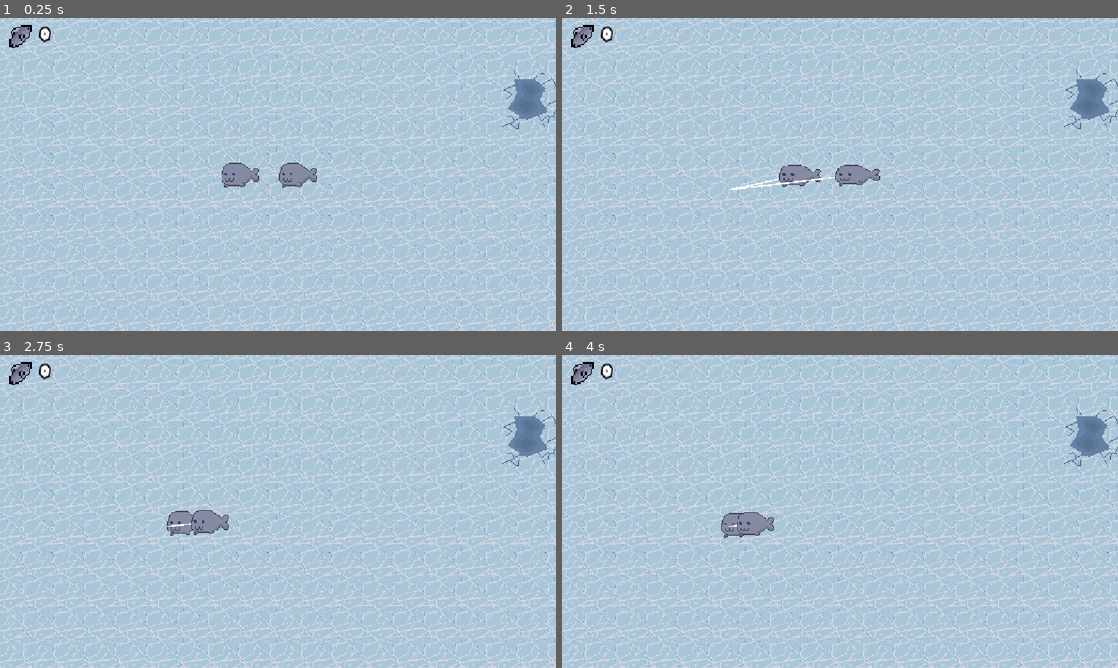
Above: before the commit, frames 1-4 (two rows, left to right).
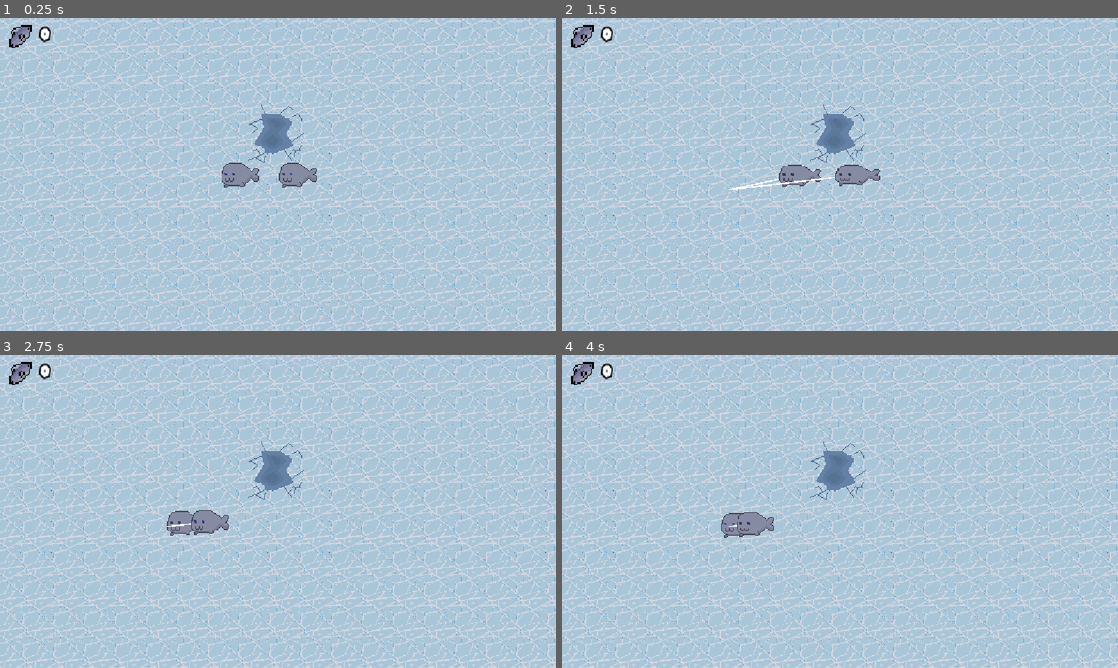
Above: after the commit, the same moments.

Repository: chamerlish/Collony-Sim
Game: Godot game, scene res://scenes/world.tscn
Two runs of this game, one before a commit and one after it. Both use one fixed random seed, a clock stepped at 60 frames per second and the inputs below. Sound files missing from this copy of the repository are replaced by a short silence.
Inputs (mouse positions are in pixels of both pictures, inside the frame that each line leads up to):
- Up to frame 1 (0.25 s): no input
- Up to frame 2 (1.5 s): tap Enter at 0.5 s; move the mouse to (962, 158) at 0.52 s; press the mouse at (962, 158) at 0.53 s; tap Space at 1.25 s; move the mouse to (728, 190) at 1.27 s; release the mouse at (728, 190) at 1.28 s; click (728, 190) at 1.35 s
- Up to frame 3 (2.75 s): move the mouse to (333, 442) at 2.02 s; press the mouse at (333, 442) at 2.03 s
- Up to frame 4 (4 s): move the mouse to (812, 574) at 2.77 s; release the mouse at (812, 574) at 2.78 s; click (812, 574) at 2.85 s; move the mouse to (1006, 558) at 3.52 s; press the mouse at (1006, 558) at 3.53 s

The runs differ from the first frame. In frame 1, 1.4% of the frame differs, in the area x 44-100%, y 16-47%; in frame 2, 1.4%; in frame 3, 1.4%; in frame 4, 1.4%.

Commit message:
muusiiccc

Diff:
--- a/default_bus_layout.tres
+++ b/default_bus_layout.tres
@@ -7,3 +7,9 @@
 bus/1/bypass_fx = false
 bus/1/volume_db = 0.0
 bus/1/send = &"Master"
+bus/2/name = &"Music"
+bus/2/solo = false
+bus/2/mute = false
+bus/2/bypass_fx = false
+bus/2/volume_db = 0.0
+bus/2/send = &"Master"
--- a/project.godot
+++ b/project.godot
@@ -14,6 +14,10 @@
 run/main_scene="uid://7colrcc73kwc"
 config/features=PackedStringArray("4.7", "Forward Plus")
 config/icon="res://icon.svg"
+
+[audio]
+
+buses/default_bus_layout="uid://bg1kh0hnfwjne"
 
 [autoload]
 
--- /dev/null
+++ b/resources/ost/ost_resource.gd
@@ -0,0 +1,7 @@
+extends Resource
+
+class_name OstResource
+
+@export var intro_track: AudioStream
+@export var loop_track: AudioStream
+@export var max_loop: int = 1
--- /dev/null
+++ b/resources/ost/rats.tres
@@ -0,0 +1,11 @@
+[gd_resource type="Resource" script_class="OstResource" format=3 uid="uid://blrm2qcfk0tdt"]
+
+[ext_resource type="AudioStream" uid="uid://catf83sqevxcr" path="res://sounds/music/rats/rats intro.wav" id="1_6o5q5"]
+[ext_resource type="Script" uid="uid://c5jm11hwoyftc" path="res://resources/ost/ost_resource.gd" id="1_22y2c"]
+[ext_resource type="AudioStream" uid="uid://chtonmk0ya3vx" path="res://sounds/music/rats/rats loop.wav" id="2_xd617"]
+
+[resource]
+script = ExtResource("1_22y2c")
+intro_track = ExtResource("1_6o5q5")
+loop_track = ExtResource("2_xd617")
+metadata/_custom_type_script = "uid://c5jm11hwoyftc"
--- /dev/null
+++ b/scenes/utils/music_player.tscn
@@ -0,0 +1,16 @@
+[gd_scene format=3 uid="uid://cfuseyet5m58d"]
+
+[ext_resource type="Script" uid="uid://crhcoofsyrfjh" path="res://scripts/utils/music_player.gd" id="1_8rg3p"]
+
+[node name="MusicPlayer" type="Node2D" unique_id=712166401]
+script = ExtResource("1_8rg3p")
+
+[node name="OstIntro" type="AudioStreamPlayer" parent="." unique_id=188837449]
+autoplay = true
+bus = &"Music"
+
+[node name="OstLoop" type="AudioStreamPlayer" parent="." unique_id=65765873]
+bus = &"Music"
+
+[connection signal="finished" from="OstIntro" to="." method="_on_ost_intro_finished"]
+[connection signal="finished" from="OstLoop" to="." method="_on_ost_loop_finished"]
--- a/scenes/world.tscn
+++ b/scenes/world.tscn
@@ -5,6 +5,9 @@
 [ext_resource type="Script" uid="uid://b4ek7lfn0qlru" path="res://scripts/minion_selector.gd" id="3_4wyf3"]
 [ext_resource type="PackedScene" uid="uid://cfs1p7wg27rnj" path="res://scenes/fishing_spot.tscn" id="3_71j4m"]
 [ext_resource type="PackedScene" uid="uid://cgw4lbhud21fd" path="res://scenes/UI/hud.tscn" id="5_71j4m"]
+[ext_resource type="PackedScene" uid="uid://cfuseyet5m58d" path="res://scenes/Utils/music_player.tscn" id="6_qfnet"]
+[ext_resource type="Script" uid="uid://c5jm11hwoyftc" path="res://resources/ost/ost_resource.gd" id="7_4mrxx"]
+[ext_resource type="Resource" uid="uid://blrm2qcfk0tdt" path="res://resources/ost/rats.tres" id="8_7r4gi"]
 
 [node name="world" type="Node2D" unique_id=177771181]
 
@@ -34,7 +37,7 @@
 [node name="Camera2D" type="Camera2D" parent="." unique_id=1884279158]
 
 [node name="FishingSpot" parent="." unique_id=1744906458 instance=ExtResource("3_71j4m")]
-position = Vector2(524, -157)
+position = Vector2(-2, -86)
 
 [node name="MinionSelector" type="Control" parent="." unique_id=721690716]
 layout_mode = 3
@@ -47,3 +50,6 @@
 
 [node name="AudioListener2D" type="AudioListener2D" parent="." unique_id=1914247032]
 current = true
+
+[node name="MusicPlayer" parent="." unique_id=712166401 instance=ExtResource("6_qfnet")]
+music_queue = Array[ExtResource("7_4mrxx")]([ExtResource("8_7r4gi")])
--- /dev/null
+++ b/scripts/utils/music_player.gd
@@ -0,0 +1,42 @@
+extends Node2D
+
+@export var music_queue: Array[OstResource]
+
+@onready var intro_player: AudioStreamPlayer = $OstIntro
+@onready var loop_player: AudioStreamPlayer = $OstLoop
+
+var current_playing: OstResource
+var current_max_loop: int
+
+var played_loops: int = 0
+
+func pick_random_song() -> void:
+	current_playing = music_queue.pick_random()
+
+	intro_player.stream = current_playing.intro_track
+	loop_player.stream = current_playing.loop_track
+
+	intro_player.play()
+
+	# LOOPS
+	current_max_loop = current_playing.max_loop
+	played_loops = 0
+
+func _ready() -> void:
+	pick_random_song()
+
+func _on_ost_intro_finished() -> void:
+	loop_player.play()
+
+
+func _on_ost_loop_finished() -> void:
+	loop_player.play()
+	played_loops += 1
+
+	if 0 < current_max_loop and played_loops >= current_max_loop:
+		_music_fade_out()
+
+func _music_fade_out():
+	var tween = create_tween()
+	tween.tween_property(loop_player, "volume_linear", 0, 13)
+	tween.tween_callback(pick_random_song)
Not shown, added: resources/ost/ost_resource.gd.uid
Not shown, added: scripts/utils/music_player.gd.uid
Not shown, added: sounds/music/rats/rats intro.wav.import
Not shown, added: sounds/music/rats/rats loop.wav.import
Not shown, added: sounds/music/rats/rats intro.wav
Not shown, added: sounds/music/rats/rats loop.wav
